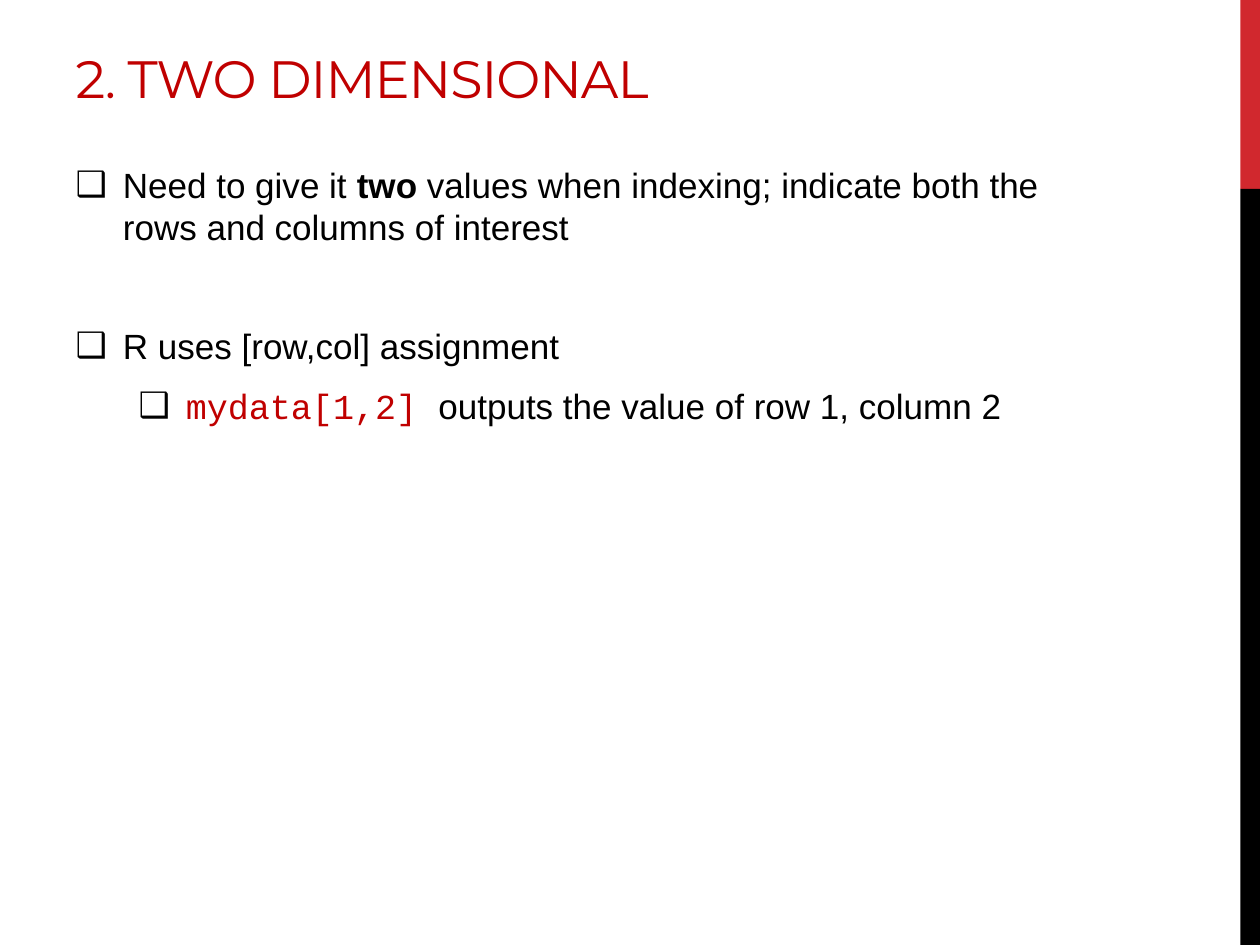
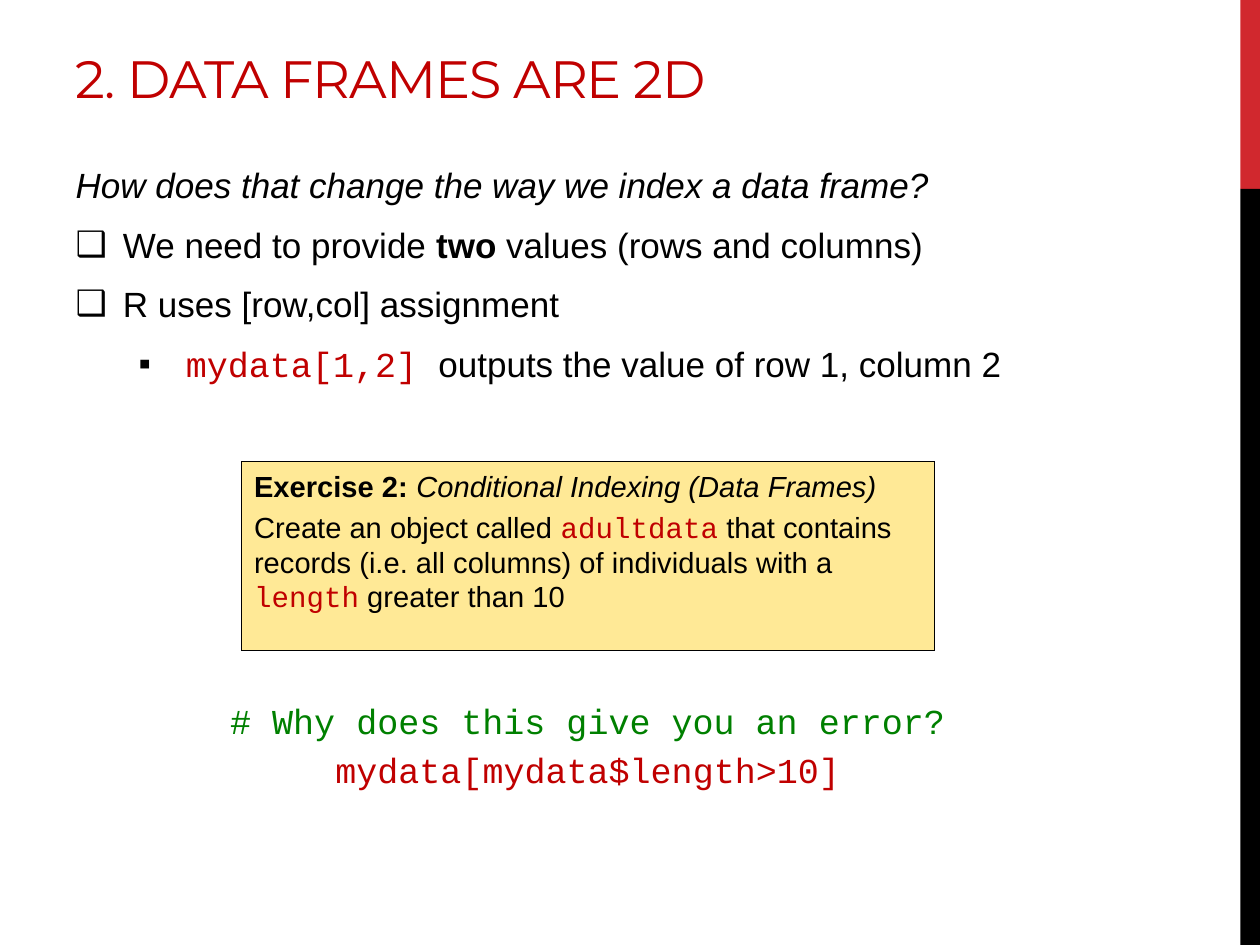
Before and after one commit to DanielleQuinn/RBarMUN, a slide deck: slide 22 of IntroWorkshop/RBar_IntroII.pptx (slide 20 before the commit). Drawn at 1260x945 pixels with LibreOffice and Linux fonts; fonts in the diff are those of the drawing. Boxes give left, top, right and bottom in pixels: in the first picture for what was removed or moved away, otherwise in the second. Text is boxed around its words. In the diff, an @@ line names an element or a change of style, - is before the commit and + after.

```diff
--- a/IntroWorkshop/RBar_IntroII.pptx
+++ b/IntroWorkshop/RBar_IntroII.pptx
@@ title at <box>76,61,706,99</box>: text changed @@
-2. TWO DIMENSIONAL
+2. DATA FRAMES ARE 2D
@@ text at <box>76,172,928,265</box>: text changed; italic on @@
-❑ Need to give it two values when indexing; indicate both the rows and columns of interest
+How does that change the way we index a data frame?
+❑ We need to provide two values (rows and columns)
@@ text at <box>186,351,1001,385</box>: bullet ❑ to ▪ @@
@@ rectangle added at <box>242,462,935,651</box>, fill #FFE996, outline #000000 0.75 pt, 16.6 pt, text #000000 @@
+  Exercise 2: Conditional Indexing (Data Frames)
+  Create an object called adultdata that contains records (i.e. all columns) of individuals with a length greater than 10
@@ text added at <box>272,709,945,791</box>, 20 pt, text #008000 @@
+  # Why does this give you an error?
+  mydata[mydata$length>10]
```
Also in this commit, not shown: 23 other slides changed, 3 slides added, 5 slides removed.
